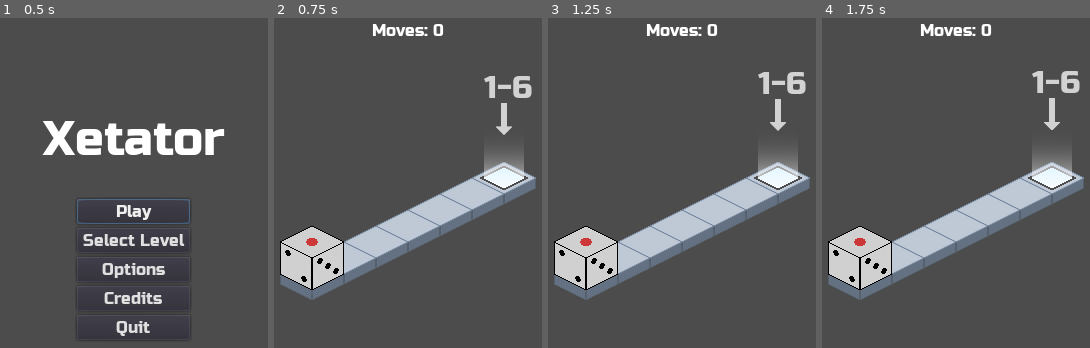
Above: before the commit, frames 1-4 (left to right).
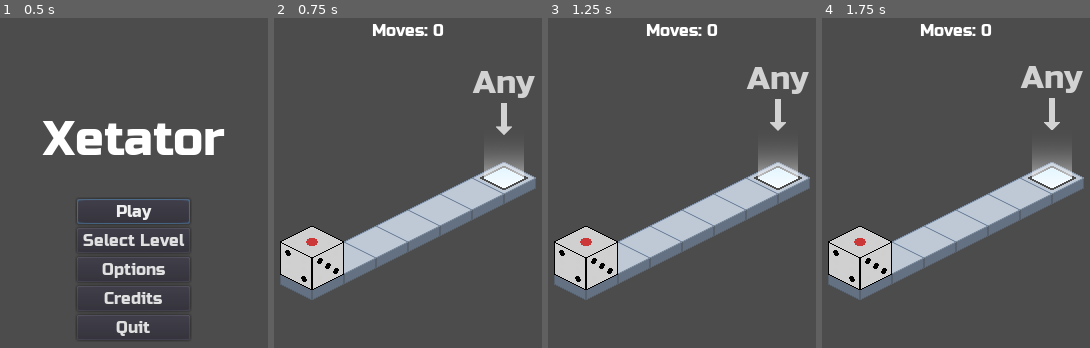
Above: after the commit, the same moments.

Repository: kdreese/gmtk-2022
Game: Godot game, scene res://src/states/Menu.tscn
The game is run twice, just before and just after one commit, with the same random seed, the same clock (stepped at 60 frames per second) and the same inputs.
Inputs:
- Up to frame 1 (0.5 s): no input
- Up to frame 2 (0.75 s): click "Play" at 0.5 s
- Up to frame 3 (1.25 s): no input
- Up to frame 4 (1.75 s): hold D (move_right) from 1.28 s (still down)

Frame 1 is identical in both runs. In frame 2, 0.9% of the frame differs, in the area x 74-98%, y 16-25%; in frame 3, 0.9%; in frame 4, 0.9%.

Commit message:
Updated indicator strings.

Diff:
--- a/src/objects/Indicator.gd
+++ b/src/objects/Indicator.gd
@@ -35,4 +35,8 @@
 	var button = get_parent()
 	if button.minimum_weight == button.maximum_weight:
 		return str(button.minimum_weight)
+	elif button.maximum_weight == 6:
+		if button.minimum_weight == 1:
+			return "Any"
+		return "%d+" % button.minimum_weight
 	return "%d-%d" % [button.minimum_weight, button.maximum_weight]
--- a/src/objects/Indicator.tscn
+++ b/src/objects/Indicator.tscn
@@ -13,17 +13,17 @@
 script = ExtResource( 3 )
 
 [node name="CenterContainer" type="CenterContainer" parent="."]
-margin_left = -20.0
-margin_top = -20.0
-margin_right = 20.0
-margin_bottom = 20.0
+margin_left = -40.0
+margin_top = -25.0
+margin_right = 40.0
+margin_bottom = 15.0
 size_flags_horizontal = 4
 
 [node name="Label" type="Label" parent="CenterContainer"]
 modulate = Color( 1, 1, 1, 0.752941 )
-margin_left = 20.0
+margin_left = 40.0
 margin_top = 1.0
-margin_right = 20.0
+margin_right = 40.0
 margin_bottom = 39.0
 custom_fonts/font = SubResource( 1 )
 align = 1
